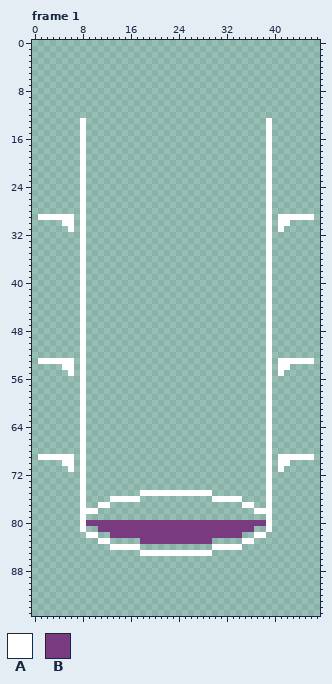
Two states of a pixel-art file, assets/ui/aberration_meter.aseprite. Above is the file before it was changed.
48x96 pixels, 3 frames. Shown: frame 1. The commit also changed other frames, which this record leaves out.
Visible layers, top first: "fx" opacity 63%, "frame_top", "rings" opacity 63%, "indicators", "fill_top", "frame", "fill_bottom".
Palette (. is transparent): A #ffffff  B #793a80
Pixels before, frame 1 (only the part around the change), first column x 1:
67 .......A..............................A........
68 .......A..............................A........
69 AAAAAA.A..............................A.AAAAAA.
70 ....AA.A..............................A.AA.....
71 .....A.A..............................A.A......
72 .......A..............................A........
73 .......A..............................A........
74 .......A..............................A........
75 .......A.........AAAAAAAAAAAA.........A........
76 .......A....AAAAA............AAAAA....A........
77 .......A..AA......................AA..A........
78 .......AAA..........................AAA........
79 .......A..............................A........
80 .......ABBBBBBBBBBBBBBBBBBBBBBBBBBBBBBA........
81 .......A..BBBBBBBBBBBBBBBBBBBBBBBBBB..A........
82 ........AA..BBBBBBBBBBBBBBBBBBBBBB..AA.........
After:
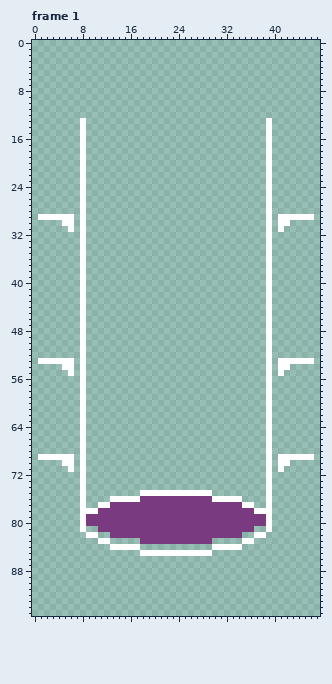
Commit message: aberration meter before rework
The exact change:
Changed rows in their new state; - is an unchanged pixel.
Frame 1, layer "fill_bottom":
first column x 9:
76 ---------BBBBBBBBBBBB---------
77 ----BBBBBBBBBBBBBBBBBBBBBB----
78 --BBBBBBBBBBBBBBBBBBBBBBBBBB--
79 BBBBBBBBBBBBBBBBBBBBBBBBBBBBBB
Where, in picture pixels (left, top, right, bottom), the same in both pictures:
added: (86, 496, 266, 520)
